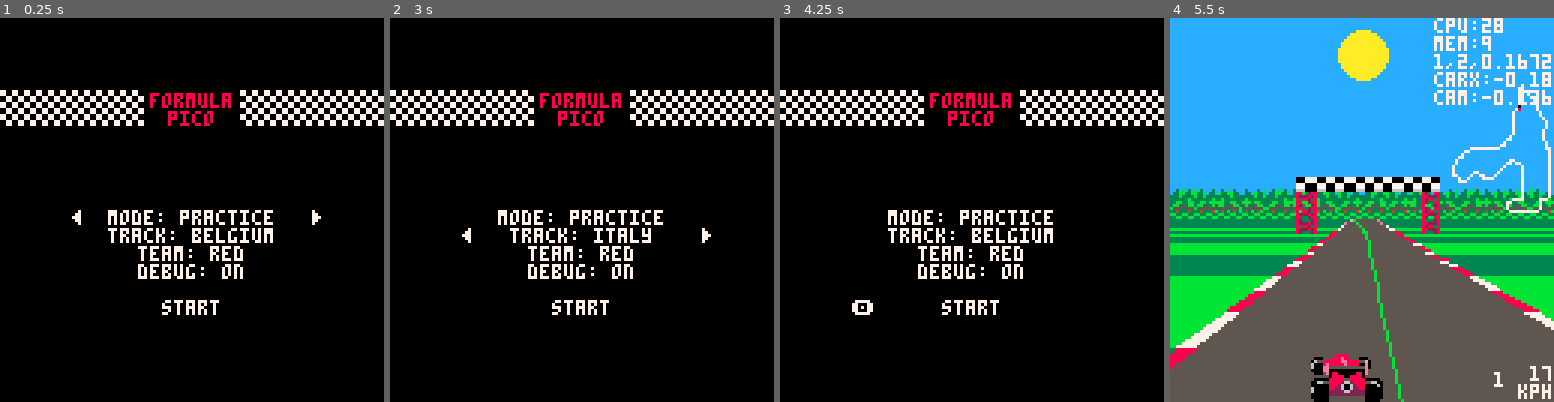
Above: before the commit, frames 1-4 (left to right).
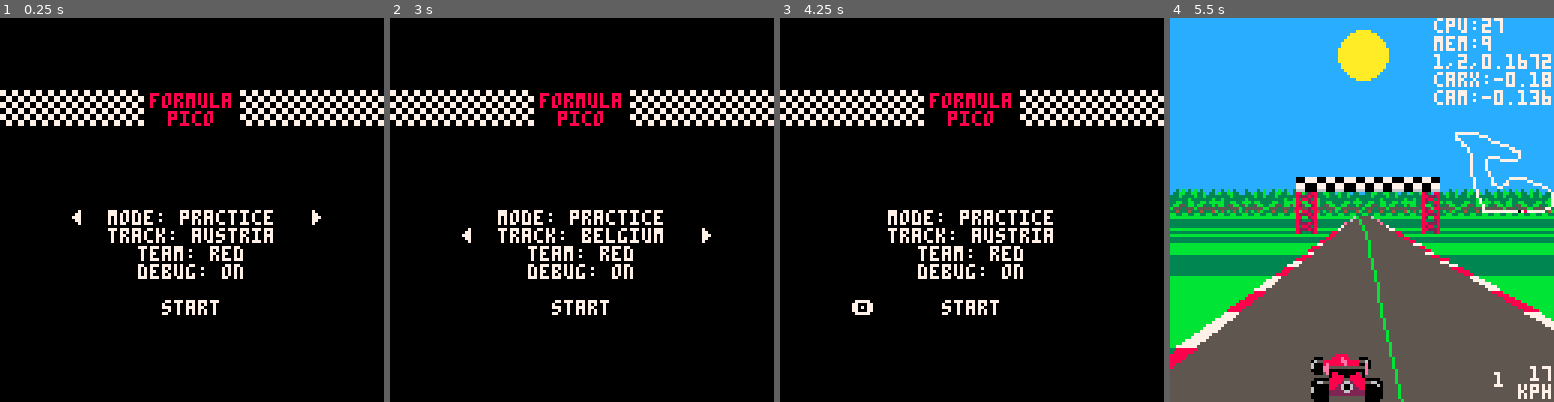
Above: after the commit, the same moments.

Repository: Joeltronics/formula_pico
Game: PICO-8 cartridge formula_pico.p8
Two runs of this game, one before a commit and one after it. Both use one fixed random seed, a clock stepped at 60 frames per second and the inputs below.
Inputs:
- Up to frame 1 (0.25 s): no input
- Up to frame 2 (3 s): tap X (X key) at 0.33, 1.07, 1.85, 2.97 s; tap O (Z key) at 0.7, 1.7, 2.1, 2.5, 2.9 s; hold Right 1.6-2.1 s; hold Up 2.15-2.42 s; hold Right from 2.47 s (still down)
- Up to frame 3 (4.25 s): release Right at 3.03 s; hold Left 3.08-3.58 s; tap O (Z key) at 3.3, 3.7, 4.1 s; hold Down 3.63-3.97 s; hold Right from 4.02 s (still down); tap X (X key) at 4.08 s
- Up to frame 4 (5.5 s): tap O (Z key) at 4.5, 4.9, 5.3 s; release Right at 4.68 s; hold Up 4.73-5.03 s; hold Left from 5.08 s (still down); tap X (X key) at 5.2 s

The runs differ from the first frame. In frame 1, 0.3% of the frame differs, in the area x 50-71%, y 54-59%; in frame 2, 0.6%; in frame 3, 0.3%; in frame 4, 1.8%, in the area x 0-100%, y 0-57%.

Commit message:
Track data improvements
* Add Austria
* Improve other tracks

Diff:
--- a/generated_data.lua
+++ b/generated_data.lua
@@ -5,11 +5,48 @@
 shoulder_width=0.125
 tracks={
 {
+	name="austria",
+	minimap_scale=0.138031005859375,
+	minimap_step=7,
+	minimap_offset_x=9,
+	minimap_offset_y=0,
+	start_heading=0.5,
+	{length=16},
+	{length=80},
+	{length=12,angle=0.25},
+	{length=12,angle=-0.0625},
+	{length=32},
+	{length=56,angle=0.0625},
+	{length=16,pitch=0.5},
+	{length=40,angle=-0.125,pitch=0.75},
+	{length=32,pitch=1},
+	{length=16,angle=0.375},
+	{length=16},
+	{length=40,angle=0.0625,pitch=-0.25},
+	{length=96,pitch=-0.5},
+	{length=16,angle=0.3125,pitch=-0.25},
+	{length=4,pitch=-0.25},
+	{length=36,angle=0.1875,pitch=-0.25},
+	{length=24},
+	{length=40,angle=-0.375,pitch=-0.125},
+	{length=40,pitch=-0.5},
+	{length=40,angle=-0.3125},
+	{length=8},
+	{length=40,angle=0.1875},
+	{length=60,pitch=0.125},
+	{length=24,angle=0.1875},
+	{length=20,pitch=-0.125},
+	{length=12,angle=0.1875},
+	{length=12},
+	{length=16,angle=0.0625},
+	{length=30},
+},
+{
 	name="belgium",
-	minimap_scale=0.11907958984375,
+	minimap_scale=0.116455078125,
 	minimap_step=8,
-	minimap_offset_x=11,
-	minimap_offset_y=34,
+	minimap_offset_x=10,
+	minimap_offset_y=33,
 	{length=16},
 	{length=40},
 	{length=16,angle=0.375},
@@ -31,43 +68,45 @@
 	{length=48,angle=0.5,pitch=-0.25},
 	{length=16,pitch=-0.5},
 	{length=16,angle=-0.25,pitch=-0.5},
-	{length=80,pitch=-0.75},
+	{length=72,pitch=-0.75},
 	{length=24,angle=-0.2,pitch=-0.5},
+	{length=8,pitch=-0.5},
 	{length=36,angle=-0.175,pitch=-0.5},
 	{length=48,pitch=-0.75},
 	{length=32,angle=0.25,pitch=-0.25},
 	{length=8},
 	{length=32,angle=-0.25},
-	{length=16},
+	{length=24},
+	{length=16,angle=0.25},
+	{length=16,pitch=-0.25},
 	{length=24,angle=0.25},
-	{length=16,pitch=-0.25},
-	{length=12,angle=0.125},
-	{length=36,angle=0.125,pitch=0.5},
-	{length=24,pitch=0.25},
-	{length=40,angle=0.125,pitch=0.25},
-	{length=56,pitch=0.25},
-	{length=12,angle=-0.125,pitch=0.25},
-	{length=48,pitch=0.25},
-	{length=12,angle=-0.125,pitch=0.25},
-	{length=48,pitch=1},
+	{length=16,pitch=0.25},
+	{length=64,angle=0.125,pitch=0.25},
+	{length=36,pitch=0.25},
+	{length=24,angle=-0.125,pitch=0.25},
+	{length=32,pitch=0.25},
+	{length=24,angle=-0.125,pitch=0.25},
+	{length=16,pitch=1},
+	{length=20,angle=0.0625,pitch=1},
+	{length=16,pitch=1},
 	{length=12,angle=0.25},
-	{length=12,angle=-0.25},
-	{length=28},
+	{length=12,angle=-0.3125},
+	{length=24},
 },
 {
 	name="italy",
-	minimap_scale=0.136993408203125,
+	minimap_scale=0.1255340576171875,
 	minimap_step=7,
 	minimap_offset_x=22,
 	minimap_offset_y=12,
 	{length=16},
-	{length=64},
+	{length=92},
 	{length=12,angle=0.25},
 	{length=16,angle=-0.375},
-	{length=16,angle=0.125},
+	{length=32,angle=0.125},
 	{length=16},
-	{length=128,angle=0.2},
-	{length=24},
+	{length=88,angle=0.2},
+	{length=64},
 	{length=12,angle=-0.25},
 	{length=12,angle=0.25},
 	{length=24},
@@ -75,16 +114,18 @@
 	{length=24},
 	{length=24,angle=0.2},
 	{length=24},
-	{length=24,angle=-0.05},
-	{length=80},
-	{length=16,angle=-0.15},
+	{length=24,angle=-0.075},
+	{length=48},
+	{length=8,tnl=true},
+	{length=48},
+	{length=16,angle=-0.125},
 	{length=16,angle=0.2},
 	{length=16,angle=-0.15},
 	{length=144},
-	{length=20,angle=0.25},
-	{length=20,angle=0.125},
+	{length=24,angle=0.25},
+	{length=32,angle=0.125},
 	{length=60,angle=0.125},
-	{length=24},
+	{length=32},
 },
 {
 	name="test",
Not shown, changed: generate_data.py
Not shown, changed: track_data.yaml
